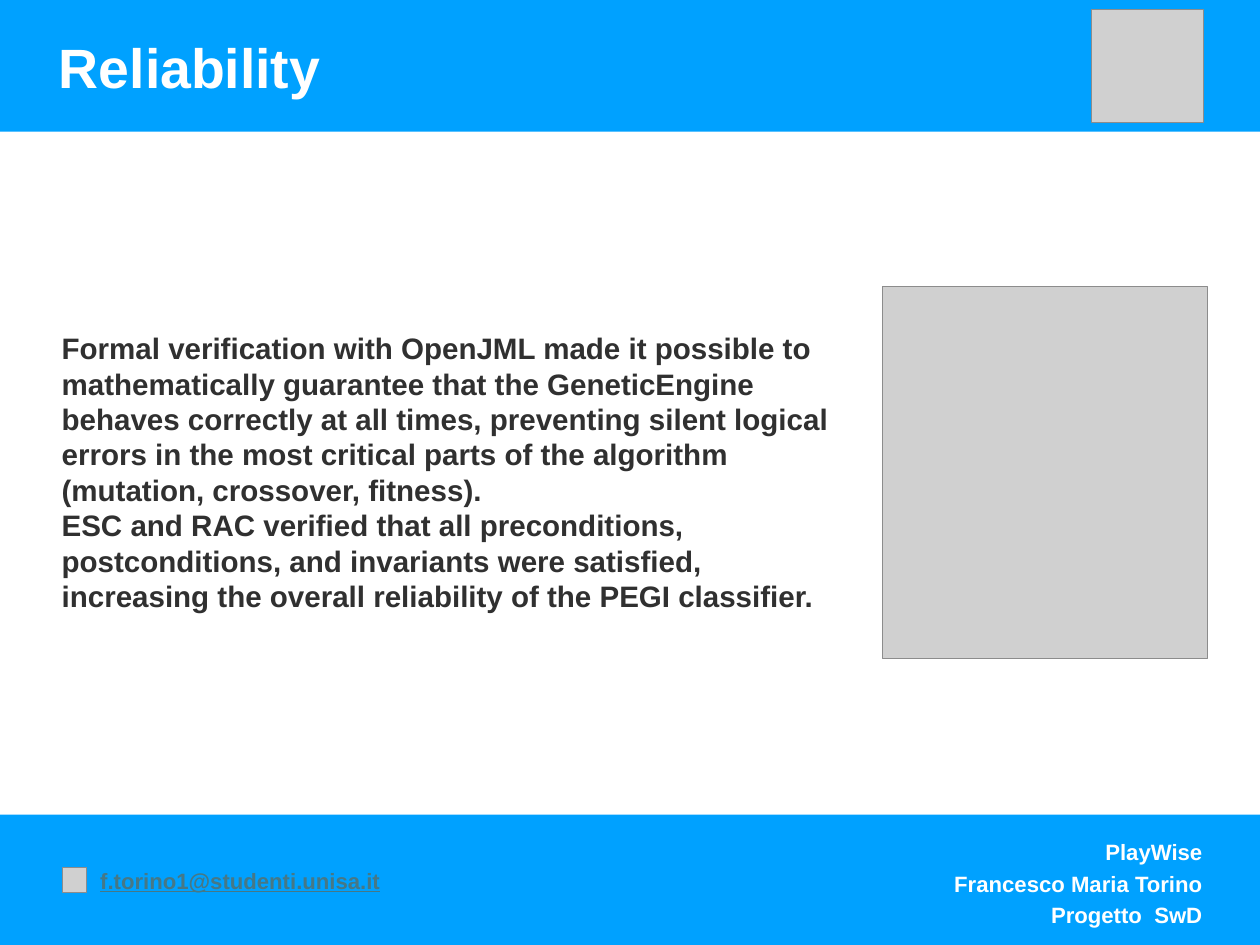
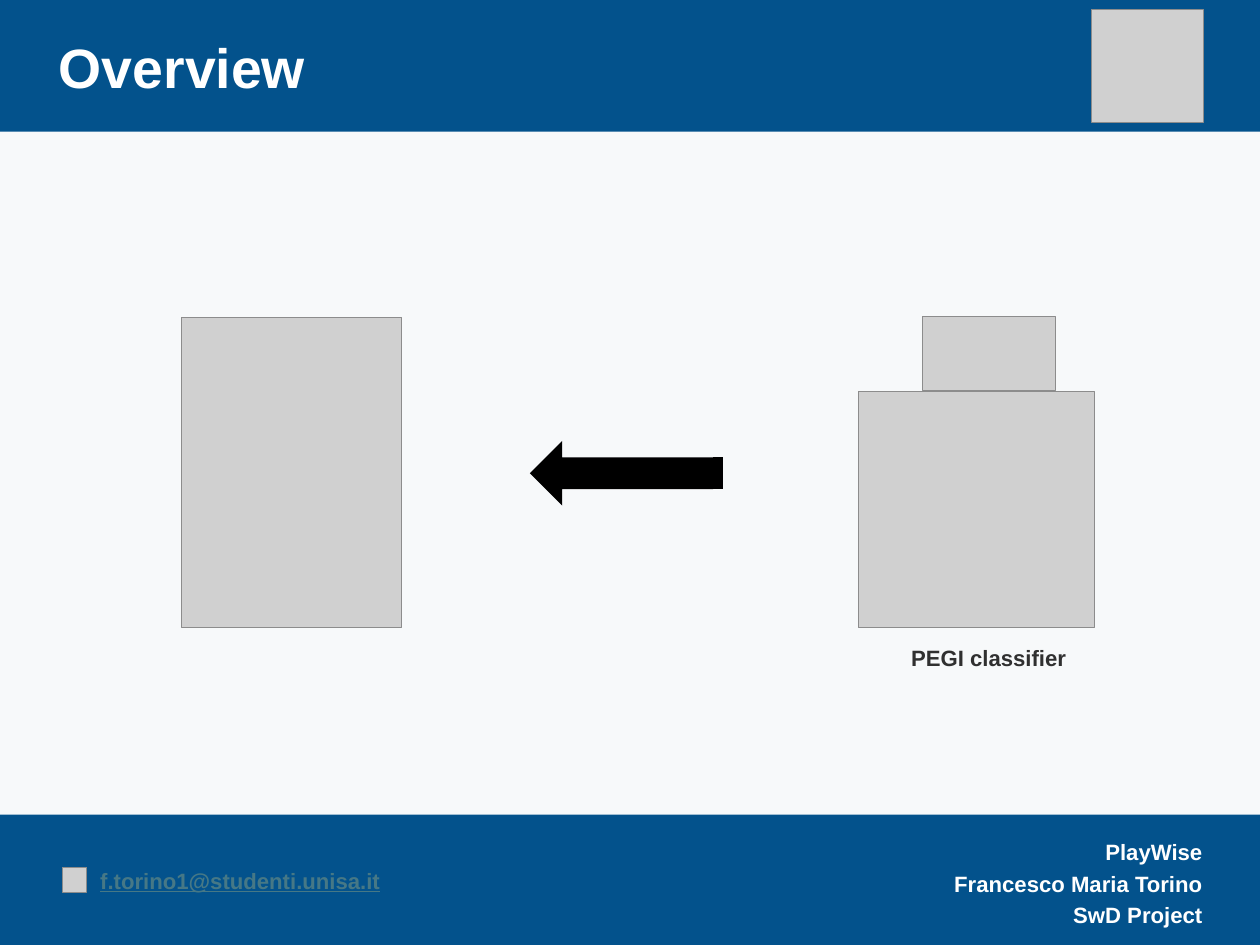
Before and after one commit to FrancescoTorino1999/PlayWiseDependability, a slide deck: slide 5 of Presentazione/Presentazione Playwise SwD.pptx. Drawn at 1260x945 pixels with LibreOffice and Linux fonts; fonts in the diff are those of the drawing; grey boxes stand for pictures. Boxes give left, top, right and bottom in pixels: in the first picture for what was removed or moved away, otherwise in the second. Text is boxed around its words. In the diff, an @@ line names an element or a change of style, - is before the commit and + after.

```diff
--- a/Presentazione/Presentazione Playwise SwD.pptx
+++ b/Presentazione/Presentazione Playwise SwD.pptx
@@ background #FFFFFF to #F7F9FA @@
@@ rectangle at (0,0,1260,132): fill #00A1FF to #03528C @@
@@ text at (59,48,305,89): text changed @@
-Reliability
+Overview
@@ picture removed at (883,286,1208,659) @@
@@ picture added at (182,317,402,627) @@
@@ picture added at (923,316,1055,391) @@
@@ text removed at (62,337,827,613) @@
-Formal verification with OpenJML made it possible to mathematically guarantee that the GeneticEngine behaves correctly at all times, preventing silent logical errors in the most critical parts of the algorithm (mutation, crossover, fitness).
-ESC and RAC verified that all preconditions, postconditions, and invariants were satisfied, increasing the overall reliability of the PEGI classifier.
@@ picture added at (859,392,1095,628) @@
@@ striped right arrow added at (532,443,722,503), fill #000000, outline #000000 1.5 pt @@
@@ text added at (911,650,1066,667), 18 pt, text #303030, bold @@
+  PEGI classifier
@@ rectangle at (0,815,1260,945): fill #00A1FF to #03528C @@
@@ text at (1073,907,1202,928): text changed @@
-Progetto SwD
+SwD Project
```
Also in this commit, not shown: 6 other slides changed, 6 slides added, 3 other files.
